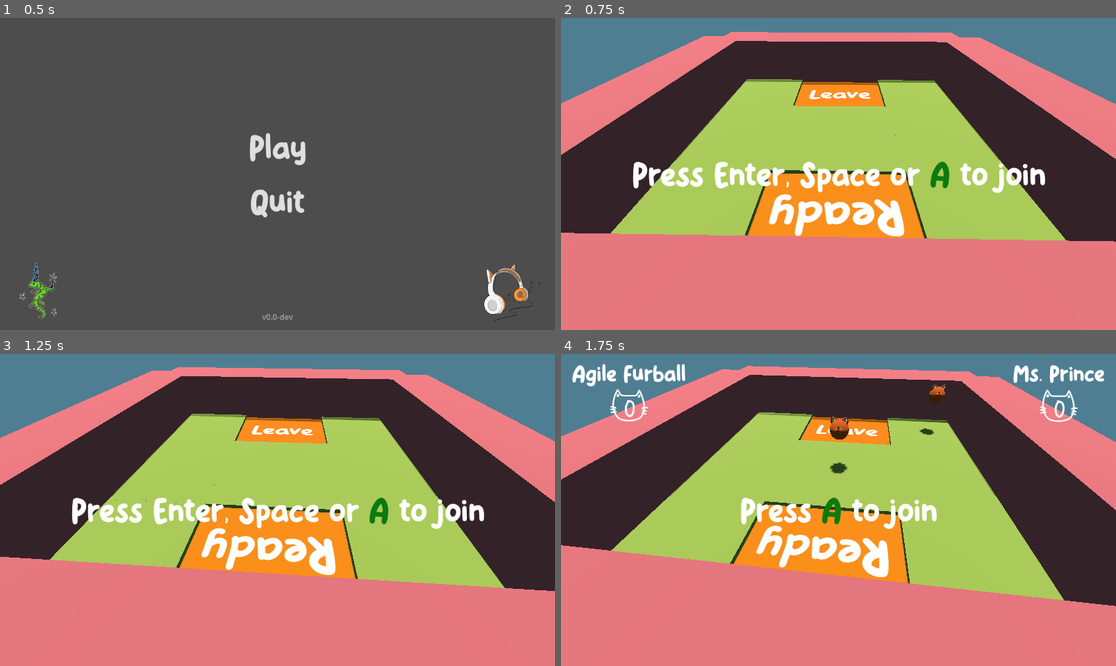
Above: before the commit, frames 1-4 (two rows, left to right).
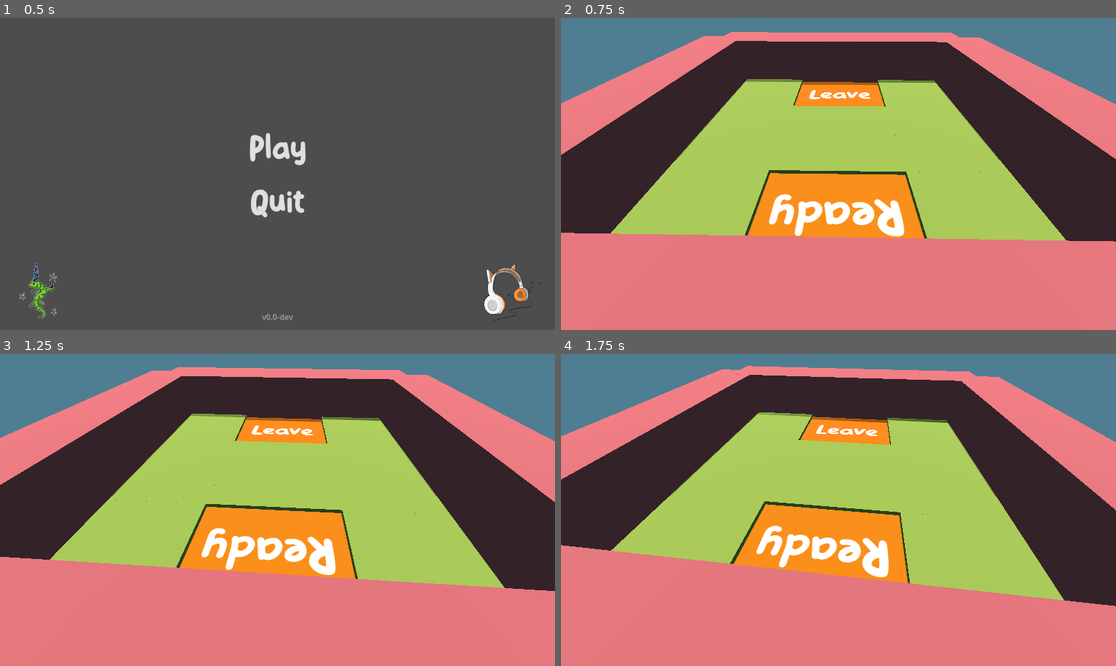
Above: after the commit, the same moments.

Repository: HedgeLizards/ggj24
Game: Godot game, scene res://scenes/start.tscn
Same seed, same stepped clock (60 frames per second), same inputs: the game is played once before the commit and once after it. Sound files missing from this copy of the repository are replaced by a short silence.
Inputs (mouse positions are in pixels of both pictures, inside the frame that each line leads up to):
- Up to frame 1 (0.5 s): no input
- Up to frame 2 (0.75 s): click "Play" at 0.5 s
- Up to frame 3 (1.25 s): no input
- Up to frame 4 (1.75 s): tap Enter (join_1) at 1.25 s; move the mouse to (960, 494) at 1.27 s; tap Space (join_0) at 1.35 s

Frame 1 is identical in both runs. In frame 2, 2.6% of the frame differs, in the area x 12-88%, y 45-57%; in frame 3, 2.6%; in frame 4, 3.2%, in the area x 2-98%, y 3-57%.
Error after the commit: Parse Error: Expected closing "]" after array elements. (res://code/main.gd:14)

Commit message:
Added Pushover level and modified Lobby spawns

Diff:
--- a/code/main.gd
+++ b/code/main.gd
@@ -12,6 +12,7 @@
 var levels = [
 	preload("res://scenes/levels/dont_fall.tscn"),
 	preload("res://scenes/levels/disco.tscn")
+	preload("res://scenes/levels/pushover.tscn")
 ]
 
 func _ready():
--- /dev/null
+++ b/code/pushover.gd
@@ -0,0 +1,18 @@
+extends Node3D
+
+var animation = asin(15.0 / 63)
+
+func _ready():
+	set_physics_process(false)
+
+func enable():
+	set_physics_process(true)
+
+func _physics_process(delta):
+	animation = fmod(animation + delta / 4, TAU)
+
+	$Wall.position.z = -24 + sin(animation) * 63
+	$Wall2.position.z = 24 + sin(animation) * 63
+
+	$Wall3.position.z = -24 - sin(animation) * 63
+	$Wall4.position.z = 24 - sin(animation) * 63
--- a/scenes/levels/lobby.tscn
+++ b/scenes/levels/lobby.tscn
@@ -33,25 +33,22 @@
 [node name="Spawns" type="Node3D" parent="."]
 
 [node name="Node3D" type="Node3D" parent="Spawns"]
-transform = Transform3D(1, 0, 0, 0, 1, 0, 0, 0, 1, 25, 5, 0)
+transform = Transform3D(1, 0, 0, 0, 1, 0, 0, 0, 1, -25, 5, 0)
 
 [node name="Node3D2" type="Node3D" parent="Spawns"]
-transform = Transform3D(1, 0, 0, 0, 1, 0, 0, 0, 1, -30, 5, 0)
+transform = Transform3D(1, 0, 0, 0, 1, 0, 0, 0, 1, -15, 5, 0)
 
 [node name="Node3D3" type="Node3D" parent="Spawns"]
-transform = Transform3D(1, 0, 0, 0, 1, 0, 0, 0, 1, 30, 5, 30)
+transform = Transform3D(1, 0, 0, 0, 1, 0, 0, 0, 1, -5, 5, 0)
 
 [node name="Node3D4" type="Node3D" parent="Spawns"]
-transform = Transform3D(1, 0, 0, 0, 1, 0, 0, 0, 1, 0, 5, -2)
+transform = Transform3D(1, 0, 0, 0, 1, 0, 0, 0, 1, 5, 5, 0)
 
 [node name="Node3D5" type="Node3D" parent="Spawns"]
-transform = Transform3D(1, 0, 0, 0, 1, 0, 0, 0, 1, -33, 5, 30)
+transform = Transform3D(1, 0, 0, 0, 1, 0, 0, 0, 1, 15, 5, 0)
 
 [node name="Node3D6" type="Node3D" parent="Spawns"]
-transform = Transform3D(1, 0, 0, 0, 1, 0, 0, 0, 1, 30, 5, -30)
-
-[node name="Node3D7" type="Node3D" parent="Spawns"]
-transform = Transform3D(1, 0, 0, 0, 1, 0, 0, 0, 1, -30, 10, -30)
+transform = Transform3D(1, 0, 0, 0, 1, 0, 0, 0, 1, 25, 5, 0)
 
 [node name="Ready" type="Node3D" parent="."]
 transform = Transform3D(1, 0, 0, 0, 1, 0, 0, 0, 1, 0, 0, 32)
--- /dev/null
+++ b/scenes/levels/pushover.tscn
@@ -0,0 +1,130 @@
+[gd_scene load_steps=6 format=3 uid="uid://l4t55lom072n"]
+
+[ext_resource type="Script" path="res://code/pushover.gd" id="1_5wdy3"]
+[ext_resource type="PackedScene" uid="uid://bulwrisqfjkqe" path="res://scenes/ground.tscn" id="1_cctgv"]
+[ext_resource type="PackedScene" uid="uid://dwksqbyxtxf10" path="res://scenes/water.tscn" id="2_pxibe"]
+
+[sub_resource type="BoxMesh" id="BoxMesh_1abqq"]
+size = Vector3(29, 12, 2)
+
+[sub_resource type="BoxShape3D" id="BoxShape3D_s2qhb"]
+size = Vector3(29, 12, 2)
+
+[node name="Pushover" type="Node3D"]
+script = ExtResource("1_5wdy3")
+
+[node name="Spawns" type="Node3D" parent="."]
+
+[node name="Node3D" type="Node3D" parent="Spawns"]
+transform = Transform3D(1, 0, 0, 0, 1, 0, 0, 0, 1, -32, 5, -16)
+
+[node name="Node3D2" type="Node3D" parent="Spawns"]
+transform = Transform3D(1, 0, 0, 0, 1, 0, 0, 0, 1, -16, 5, -16)
+
+[node name="Node3D3" type="Node3D" parent="Spawns"]
+transform = Transform3D(1, 0, 0, 0, 1, 0, 0, 0, 1, 16, 5, 16)
+
+[node name="Node3D4" type="Node3D" parent="Spawns"]
+transform = Transform3D(1, 0, 0, 0, 1, 0, 0, 0, 1, 32, 5, 16)
+
+[node name="Ground" parent="." instance=ExtResource("1_cctgv")]
+transform = Transform3D(1, 0, 0, 0, 1, 0, 0, 0, 1, -32, 0, -32)
+
+[node name="Ground2" parent="." instance=ExtResource("1_cctgv")]
+transform = Transform3D(1, 0, 0, 0, 1, 0, 0, 0, 1, -32, 0, -16)
+
+[node name="Ground3" parent="." instance=ExtResource("1_cctgv")]
+transform = Transform3D(1, 0, 0, 0, 1, 0, 0, 0, 1, -32, 0, 0)
+
+[node name="Ground4" parent="." instance=ExtResource("1_cctgv")]
+transform = Transform3D(1, 0, 0, 0, 1, 0, 0, 0, 1, -32, 0, 16)
+
+[node name="Ground5" parent="." instance=ExtResource("1_cctgv")]
+transform = Transform3D(1, 0, 0, 0, 1, 0, 0, 0, 1, -32, 0, 32)
+
+[node name="Ground6" parent="." instance=ExtResource("1_cctgv")]
+transform = Transform3D(1, 0, 0, 0, 1, 0, 0, 0, 1, -16, 0, -32)
+
+[node name="Ground7" parent="." instance=ExtResource("1_cctgv")]
+transform = Transform3D(1, 0, 0, 0, 1, 0, 0, 0, 1, -16, 0, -16)
+
+[node name="Ground8" parent="." instance=ExtResource("1_cctgv")]
+transform = Transform3D(1, 0, 0, 0, 1, 0, 0, 0, 1, -16, 0, 0)
+
+[node name="Ground9" parent="." instance=ExtResource("1_cctgv")]
+transform = Transform3D(1, 0, 0, 0, 1, 0, 0, 0, 1, -16, 0, 16)
+
+[node name="Ground10" parent="." instance=ExtResource("1_cctgv")]
+transform = Transform3D(1, 0, 0, 0, 1, 0, 0, 0, 1, -16, 0, 32)
+
+[node name="Ground11" parent="." instance=ExtResource("1_cctgv")]
+
+[node name="Ground12" parent="." instance=ExtResource("1_cctgv")]
+
+[node name="Ground13" parent="." instance=ExtResource("1_cctgv")]
+transform = Transform3D(1, 0, 0, 0, 1, 0, 0, 0, 1, 16, 0, -32)
+
+[node name="Ground14" parent="." instance=ExtResource("1_cctgv")]
+transform = Transform3D(1, 0, 0, 0, 1, 0, 0, 0, 1, 16, 0, -16)
+
+[node name="Ground15" parent="." instance=ExtResource("1_cctgv")]
+transform = Transform3D(1, 0, 0, 0, 1, 0, 0, 0, 1, 16, 0, 0)
+
+[node name="Ground16" parent="." instance=ExtResource("1_cctgv")]
+transform = Transform3D(1, 0, 0, 0, 1, 0, 0, 0, 1, 16, 0, 16)
+
+[node name="Ground17" parent="." instance=ExtResource("1_cctgv")]
+transform = Transform3D(1, 0, 0, 0, 1, 0, 0, 0, 1, 16, 0, 32)
+
+[node name="Ground18" parent="." instance=ExtResource("1_cctgv")]
+transform = Transform3D(1, 0, 0, 0, 1, 0, 0, 0, 1, 32, 0, -32)
+
+[node name="Ground19" parent="." instance=ExtResource("1_cctgv")]
+transform = Transform3D(1, 0, 0, 0, 1, 0, 0, 0, 1, 32, 0, -16)
+
+[node name="Ground20" parent="." instance=ExtResource("1_cctgv")]
+transform = Transform3D(1, 0, 0, 0, 1, 0, 0, 0, 1, 32, 0, 0)
+
+[node name="Ground21" parent="." instance=ExtResource("1_cctgv")]
+transform = Transform3D(1, 0, 0, 0, 1, 0, 0, 0, 1, 32, 0, 16)
+
+[node name="Ground22" parent="." instance=ExtResource("1_cctgv")]
+transform = Transform3D(1, 0, 0, 0, 1, 0, 0, 0, 1, 32, 0, 32)
+
+[node name="Wall" type="StaticBody3D" parent="."]
+transform = Transform3D(1, 0, 0, 0, 1, 0, 0, 0, 1, -22.5, 7, -9)
+
+[node name="MeshInstance3D" type="MeshInstance3D" parent="Wall"]
+mesh = SubResource("BoxMesh_1abqq")
+
+[node name="CollisionShape3D" type="CollisionShape3D" parent="Wall"]
+shape = SubResource("BoxShape3D_s2qhb")
+
+[node name="Wall2" type="StaticBody3D" parent="."]
+transform = Transform3D(1, 0, 0, 0, 1, 0, 0, 0, 1, -22.5, 7, 39)
+
+[node name="MeshInstance3D" type="MeshInstance3D" parent="Wall2"]
+mesh = SubResource("BoxMesh_1abqq")
+
+[node name="CollisionShape3D" type="CollisionShape3D" parent="Wall2"]
+shape = SubResource("BoxShape3D_s2qhb")
+
+[node name="Wall3" type="StaticBody3D" parent="."]
+transform = Transform3D(1, 0, 0, 0, 1, 0, 0, 0, 1, 22.5, 7, -39)
+
+[node name="MeshInstance3D" type="MeshInstance3D" parent="Wall3"]
+mesh = SubResource("BoxMesh_1abqq")
+
+[node name="CollisionShape3D" type="CollisionShape3D" parent="Wall3"]
+shape = SubResource("BoxShape3D_s2qhb")
+
+[node name="Wall4" type="StaticBody3D" parent="."]
+transform = Transform3D(1, 0, 0, 0, 1, 0, 0, 0, 1, 22.5, 7, 9)
+
+[node name="MeshInstance3D" type="MeshInstance3D" parent="Wall4"]
+mesh = SubResource("BoxMesh_1abqq")
+
+[node name="CollisionShape3D" type="CollisionShape3D" parent="Wall4"]
+shape = SubResource("BoxShape3D_s2qhb")
+
+[node name="Water" parent="." instance=ExtResource("2_pxibe")]
